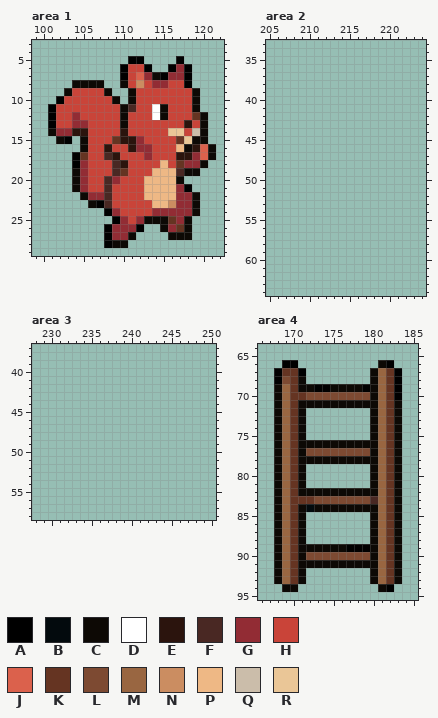
File history of a pixel-art file, jumper/data/spritesheet.aseprite. This is how it looked before the edit.
256x256 pixels, 1 frame. Shown: area 1: x 99..122, y 3..29; area 2: x 205..224, y 33..64; area 3: x 228..250, y 37..58; area 4: x 166..185, y 64..95. The commit also changed other parts of the picture, which this record leaves out.
Palette (. is transparent): A #000000  B #030a0d  C #0d0905  D #ffffff  E #2b140d  F #492823  G #922c34  H #c94439  J #db614c  K #653422  L #7d4a32  M #996641  N #cb8d61  P #eeb885  Q #cbbdaa  R #eac697
Pixels before, area 1, first column x 101:
 5 ..........AA....A....
 6 .........AHHA..AGA...
 7 .........AHJGCAGGA...
 8 ...CCCC..CHNHGGHHA...
 9 ..CHHHHC..CHHHHHHHC..
10 .AHHHHHHC.CHHHHHHHC..
11 AHHHHHHHHCFHHDCHHHC..
12 AHHGHHHHHCHHHDCHHHKC.
13 AHHGGHHHHCHHHHHHHEHC.
14 CGGEEHHHHEHHHHHRRHQC.
15 .CA.CHHHKEEGHHHHKRCC.
16 ....CHHEHHEGGHHHPCEJC
17 ...AKHHFEHHHGHHHEEGJC
18 ...AGHHHFEHHHHPHKGGC.
19 ...CGHHHFKHHHPPPFCC..
20 ...CGHHFGHHHPPPPC....
21 ...CGHHFHHHHPPPPGA...
22 ....CGGFHHHHPPPPGGC..
23 .....CAFHHHHHPPNGGC..
24 .......AGHHHHGGGGGC..
25 ........AGHGCCCKGC...
26 .......AGGGA..CGKC...
27 .......AGGC....CCC...
28 .......ACC...........
Pixels before, area 4, first column x 168:
66 .AA..........CA.
67 AKKA........CMKA
68 ALKC........CMKA
69 CMKCCAACCCCACMKA
70 CMKKLLLLLLLLCMKA
71 CMKCCCCCCCCCCMKC
72 CMKC........CMKC
73 CMKC........CMKC
74 CMKC........CMKC
75 CMKC........CMKC
76 CMKCCCCCCCCCCMKC
77 CMKCLLLLLLLLCMKC
78 CMKCCCCCCCCCCMKC
79 CMKC........CMKC
80 CMKC........CMKC
81 CMKC........CMKC
82 CMKCCCCCCCCCCMKC
83 CMKKKLLLLLLLFMKC
84 CMKCBCCCCCCCCMKC
85 CMKC........CMKC
86 CMKC........CMKC
87 CMKC........CMKC
88 CMKC........CMKC
89 CMKCCCCCCAAACMKC
90 CMKCLLLLLLLLCMKC
91 CMKCCCCCCCCCCMKC
92 CMKC........CMKC
93 CMKC........CMKC
94 .CC..........CA.
The same view after the edit:
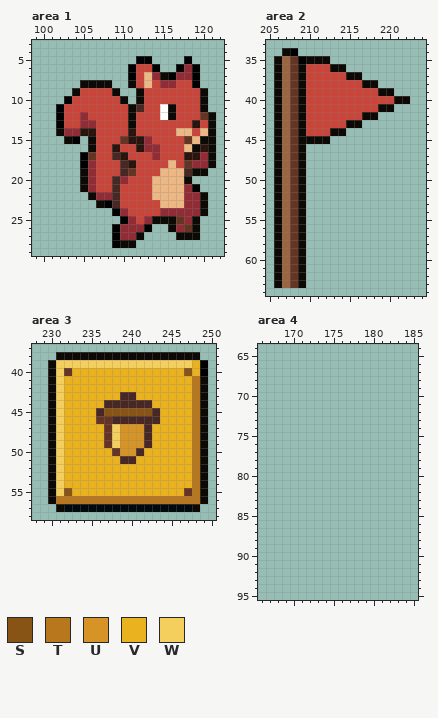
Colours new in this view: S #885415  T #b8771d  U #d69326  V #ebb220  W #f5cf5e
Difference:
Changed rows in their new state; - is an unchanged pixel.
Area 1:
first column x 101:
 5 ----------.-A---.A---
 6 ---------.A-HA-.AGA--
 7 ---------.AHPGCA-GA--
 8 ---.---C-.CHPH-G-HA--
 9 --.C---HC-.C------HC-
10 -.A-----HC.C------HC-
11 .A-------HCF-HDC--HC-
12 .A-HG----HC--HDC--HKC
13 .A-H-G---HC------HEHC
14 .C-G-E---HE----HPPHPC
15 -.CA.C--HK-EG---HKP-C
16 ----.C-HE-HE-G--HPCE-
17 ---.AK-HFE--HG--H-EG-
18 ---.AG--HFE---HPHK-GC
19 ---.CG--HFK--H--PF-C-
20 ---.CG-HFG--H---PC---
21 ---.CG-HF---H---PGA--
22 ----.C-GF---H---P-GC-
23 -----.CAF----H-PP-GC-
24 -------.AG---H----GC-
25 --------.AGHG--CKGC--
26 -------.A--GA-.CGKC--
27 -------.A-GC---.--C--
28 -------.A-C----------
Area 2:
first column x 206:
34 -CA--------------
35 CMKACCC----------
36 CMKCHHHCC--------
37 CMKCHHHHHCC------
38 CMKCHHHHHHHCC----
39 CMKCHHHHHHHHHCC--
40 CMKCHHHHHHHHHHHCC
41 CMKCHHHHHHHHHCC--
42 CMKCHHHHHHHCC----
43 CMKCHHHHHCC------
44 CMKCHHHCC--------
45 CMKCCCC----------
46 CMKC-------------
47 CMKC-------------
48 CMKC-------------
49 CMKC-------------
50 CMKC-------------
51 CMKC-------------
52 CMKC-------------
53 CMKC-------------
54 CMKC-------------
55 CMKC-------------
56 CMKC-------------
57 CMKC-------------
58 CMKC-------------
59 CMKC-------------
60 CMKC-------------
61 CMKC-------------
62 CMKC-------------
63 CMKC-------------
Area 3:
first column x 230:
38 -CCCCCCCCCCCCCCCCCC-
39 CWWWWWWWWWWWWWWWWWVA
40 CWKVVVVVVVVVVVVVVSVA
41 CWVVVVVVVVVVVVVVVVTC
42 CWVVVVVVVVVVVVVVVVTC
43 CWVVVVVVVFFVVVVVVVTC
44 CWVVVVVFFFFFFVVVVVTC
45 CWVVVVFSSSSSSFVVVVTC
46 CWVVVVKKFFFFFFVVVVTC
47 CWVVVVVKWUUUFVVVVVTC
48 CWVVVVVKWUUUFVVVVVTC
49 CWVVVVVKWUUUFVVVVVTC
50 CWVVVVVVKUUFVVVVVVTC
51 CWVVVVVVVFFVVVVVVVTC
52 CWVVVVVVVVVVVVVVVVTC
53 CWVVVVVVVVVVVVVVVVTC
54 CWVVVVVVVVVVVVVVVVTC
55 CWSVVVVVVVVVVVVVVKTC
56 CTTTTTTTTTTTTTTTTTTC
57 -CBBBBBBBBBBBBBBBBC-
Area 4:
first column x 168:
66 -..----------..-
67 ....--------....
68 ....--------....
69 ................
70 ................
71 ................
72 ....--------....
73 ....--------....
74 ....--------....
75 ....--------....
76 ................
77 ................
78 ................
79 ....--------....
80 ....--------....
81 ....--------....
82 ................
83 ................
84 ................
85 ....--------....
86 ....--------....
87 ....--------....
88 ....--------....
89 ................
90 ................
91 ................
92 ....--------....
93 ....--------....
94 -..----------..-
Boxes around the changes in both pictures, in picture pixels (x1, y1, x2, y2):
changed: (48, 56, 216, 248)
added: (274, 48, 410, 288)
added: (48, 352, 208, 512)
erased: (274, 360, 402, 592)
